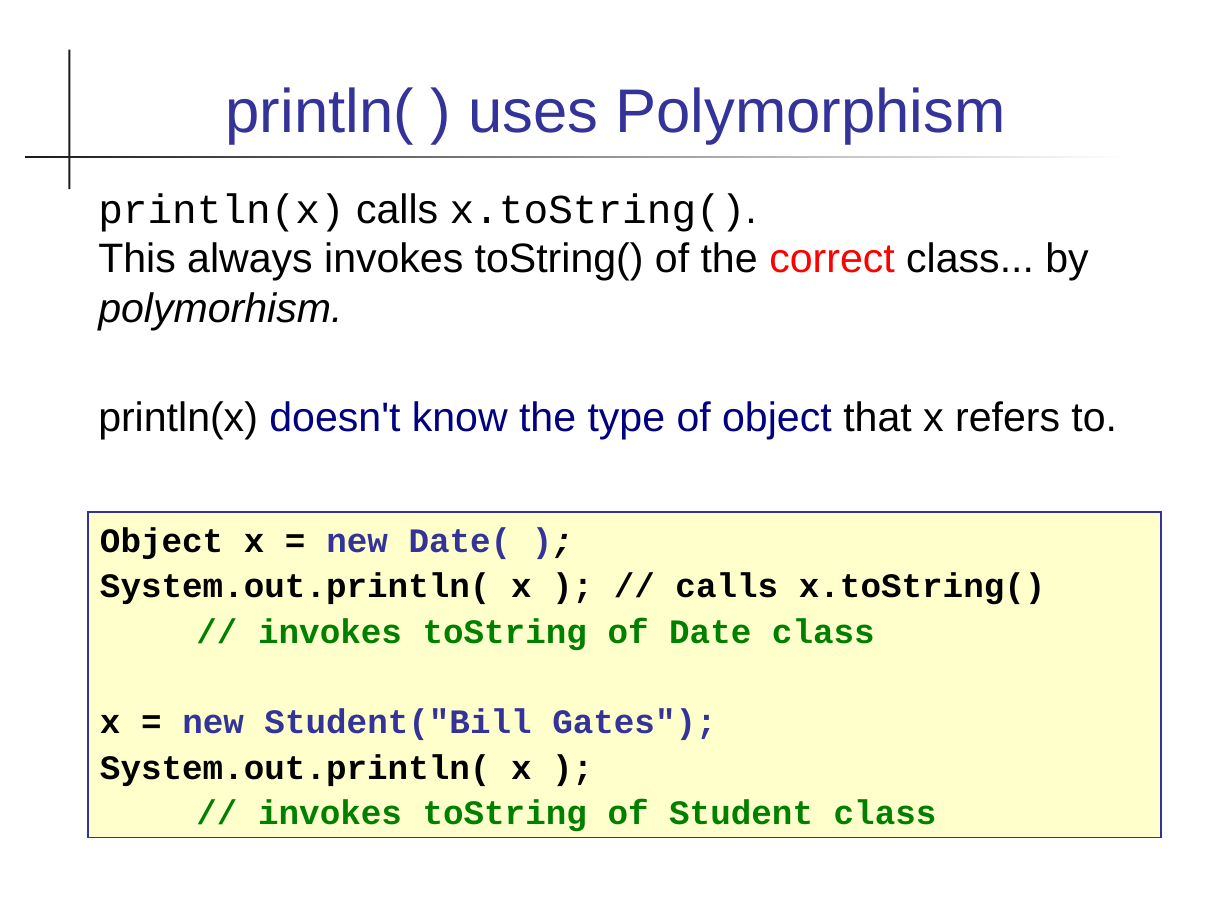
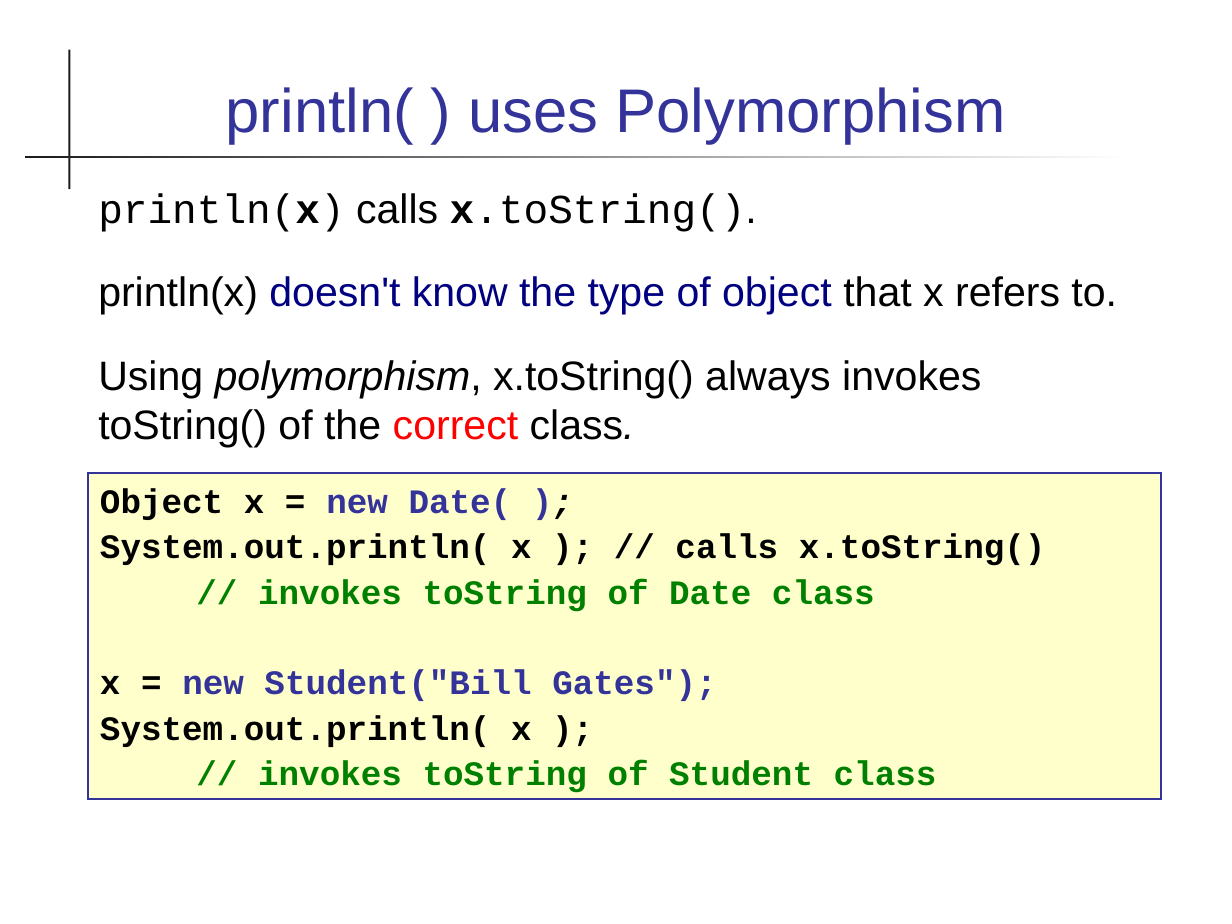
Before and after one commit to skeoop/skeoop.github.io, a slide deck: slide 4 of week2/1-Polymorphism.ppt (slide 5 before the commit). Drawn at 1232x924 pixels with LibreOffice and Linux fonts; fonts in the diff are those of the drawing. Boxes give left, top, right and bottom in pixels: in the first picture for what was removed or moved away, otherwise in the second. Text is boxed around its words. In the diff, an @@ line names an element or a change of style, - is before the commit and + after.

```diff
--- a/week2/1-Polymorphism.ppt
+++ b/week2/1-Polymorphism.ppt
@@ text at [98, 193, 757, 232]: text changed; font Arial to Courier New @@
-println(x) calls x.toString().
-This always invokes toString() of the correct class... by polymorhism.
+println(x) calls x.toString().
@@ text at [98, 276, 1117, 315]: more space between paragraphs @@
@@ text at [98, 360, 981, 447]: paragraph added @@
+Using polymorphism, x.toString() always invokes toString() of the correct class.
@@ rectangle "Object x = new Date( ...": place and size @@
-rectangle "Object x = new Date( ..." at [87, 511, 1161, 837]
+rectangle "Object x = new Date( ..." at [87, 473, 1161, 798]
```
Also in this commit, not shown: 7 other slides changed, 2 slides removed, 11 other files.
